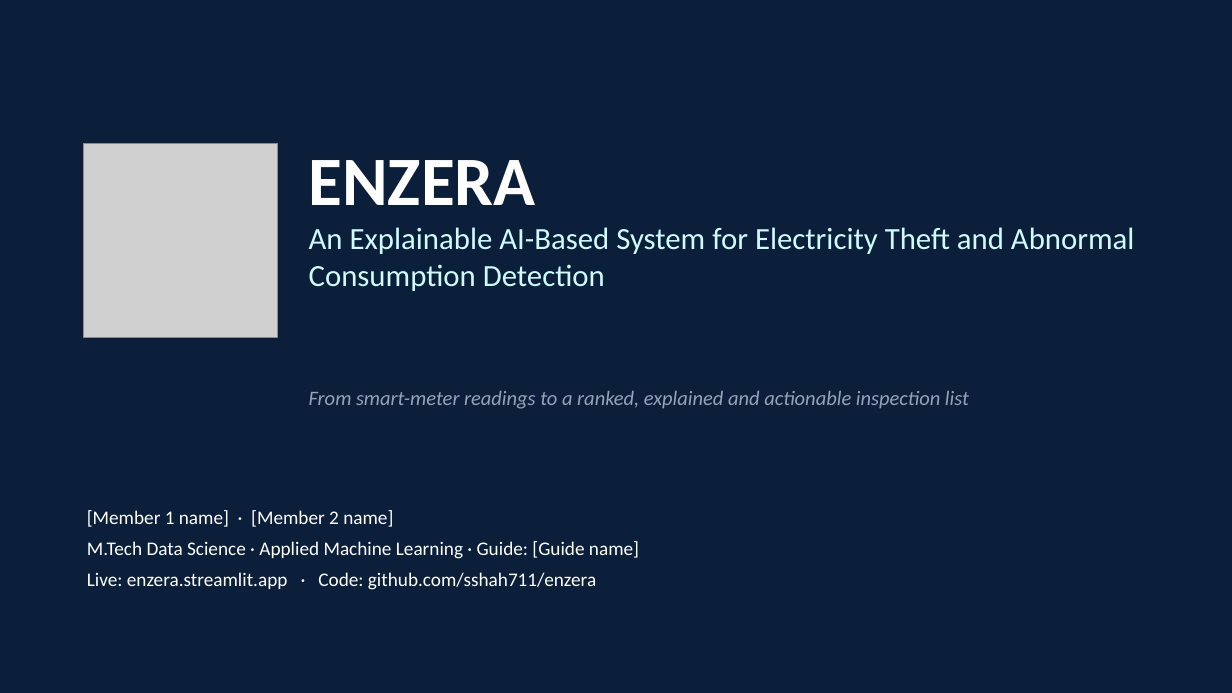
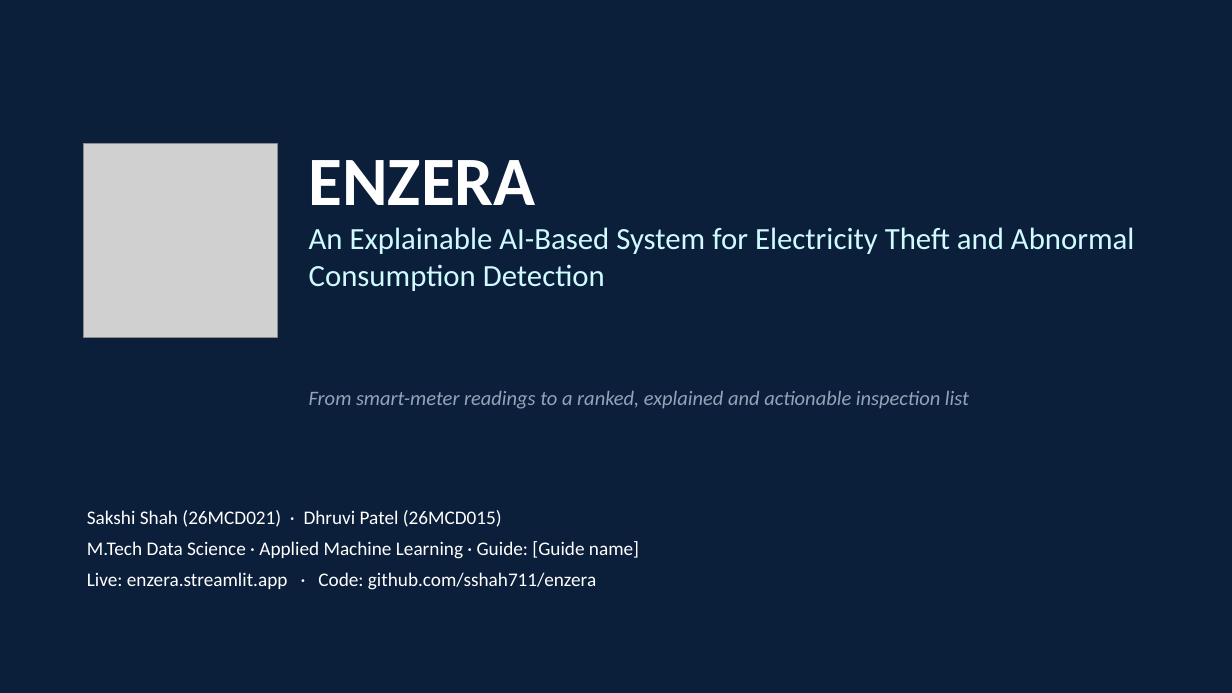
Before and after one commit to sshah711/enzera, a slide deck: slide 1 of docs/ENZERA_Presentation.pptx. Drawn at 1232x693 pixels with LibreOffice and Linux fonts; fonts in the diff are those of the drawing; grey boxes stand for pictures. Boxes give left, top, right and bottom in pixels: in the first picture for what was removed or moved away, otherwise in the second. Text is boxed around its words. In the diff, an @@ line names an element or a change of style, - is before the commit and + after.

```diff
--- a/docs/ENZERA_Presentation.pptx
+++ b/docs/ENZERA_Presentation.pptx
@@ text at (87,510,502,527): text changed @@
-[Member 1 name] · [Member 2 name]
+Sakshi Shah (26MCD021) · Dhruvi Patel (26MCD015)
```
Also in this commit, not shown: 2 other slides changed, 17 other files.
